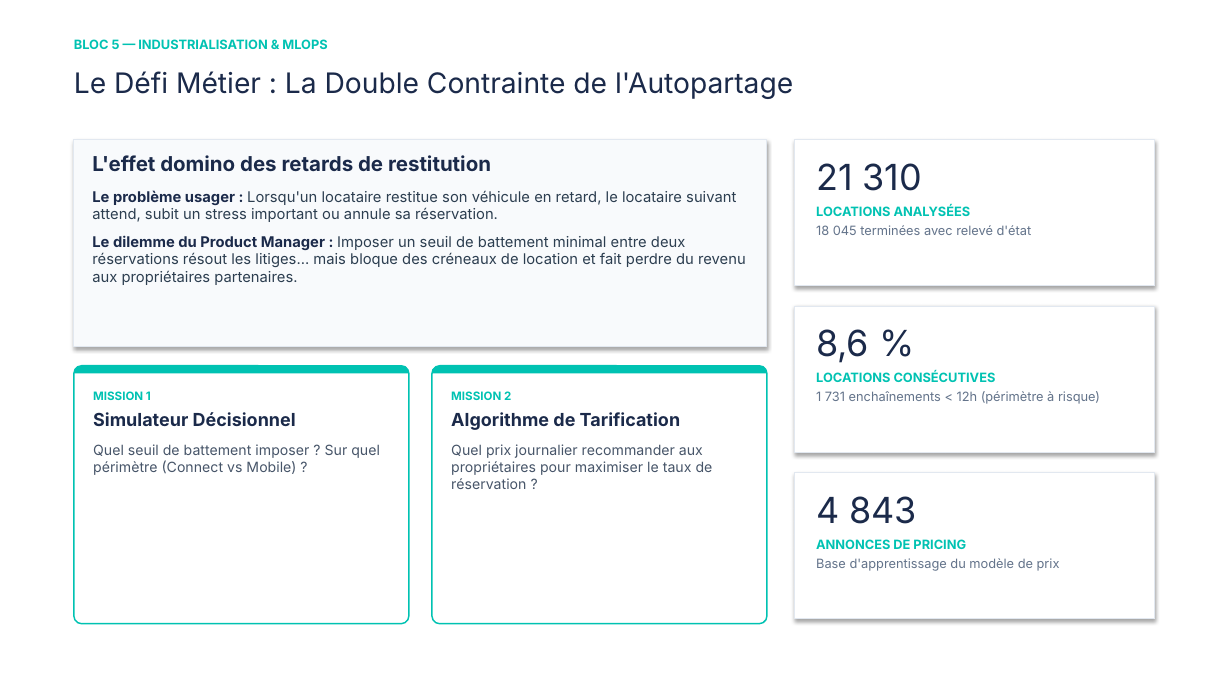
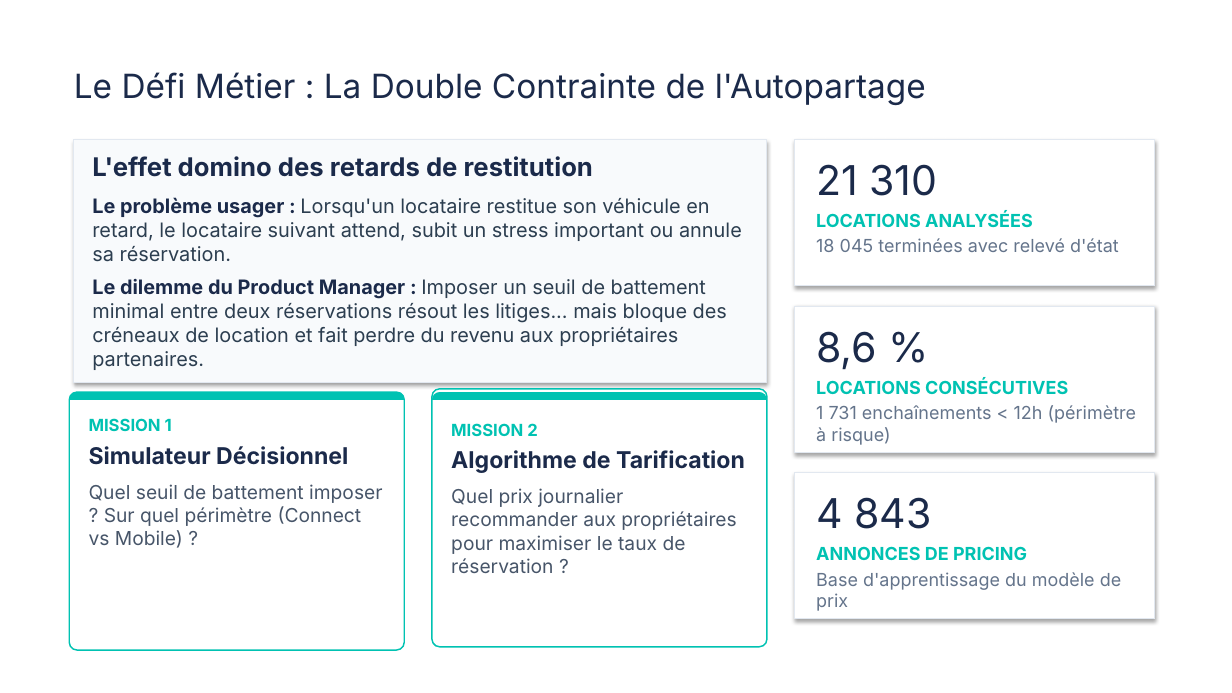
Before and after one commit to Elkristobal59/CERTIFICATION_CDSD, a slide deck: slide 2 of Bloc_5_Getaround/Getaround_presentation.pptx. Drawn at 1232x693 pixels with LibreOffice and Linux fonts; fonts in the diff are those of the drawing. Boxes give left, top, right and bottom in pixels: in the first picture for what was removed or moved away, otherwise in the second. Text is boxed around its words. In the diff, an @@ line names an element or a change of style, - is before the commit and + after.

```diff
--- a/Bloc_5_Getaround/Getaround_presentation.pptx
+++ b/Bloc_5_Getaround/Getaround_presentation.pptx
@@ text removed at (74, 39, 327, 49) @@
-BLOC 5 — INDUSTRIALISATION & MLOPS
@@ text "Le Défi Métier : La ..." at (74, 72, 926, 105): size 22 to 26 pt @@
@@ rectangle: place and size @@
-rectangle at (74, 140, 767, 347)
+rectangle at (74, 140, 767, 383)
@@ text "L'effet domino des retards de ..." at (92, 156, 742, 370): size 16 to 20 pt in "L'effet domino des retards de restitution"; size 11.5 to 15.5 pt in "Le problème usager : Lorsqu'un locataire restitue ...", "Le dilemme du Product Manager : Imposer ..." @@
@@ text "21 310" at (816, 164, 1119, 252): size 28 to 32 pt in "21 310"; size 10 to 14 pt @@
@@ text "8,6 %" at (816, 331, 1136, 445): size 28 to 32 pt in "8,6 %"; size 10 to 14 pt @@
@@ rounded rectangle: place and size @@
-rounded rectangle at (432, 366, 766, 624)
+rounded rectangle at (432, 389, 766, 647)
@@ 1 text, 1 rounded rectangle, 1 freeform shape: place and size @@
-1 text, 1 rounded rectangle, 1 freeform shape at (74, 366, 409, 624)
+1 text, 1 rounded rectangle, 1 freeform shape at (69, 392, 404, 650)
@@ text "MISSION 1" at (89, 418, 382, 548): size 9 to 13 pt in "MISSION 1"; size 14 to 18 pt in "Simulateur Décisionnel"; size 11 to 15 pt in "Quel seuil de battement imposer ? Sur ..." @@
@@ freeform shape: place and size @@
-freeform shape at (432, 366, 766, 373)
+freeform shape at (432, 392, 766, 399)
@@ text "MISSION 2": place and size @@
-text "MISSION 2" at (451, 391, 713, 489)
+text "MISSION 2" at (451, 423, 745, 573)
@@ text "MISSION 2" at (451, 423, 745, 573): size 9 to 13 pt in "MISSION 2"; size 14 to 18 pt in "Algorithme de Tarification"; size 11 to 15 pt in "Quel prix journalier recommander aux propriétaires pour ..." @@
@@ text "4 843" at (816, 497, 1122, 611): size 28 to 32 pt in "4 843"; size 10 to 14 pt @@
```
Also in this commit, not shown: 6 other slides changed, 17 other files.
